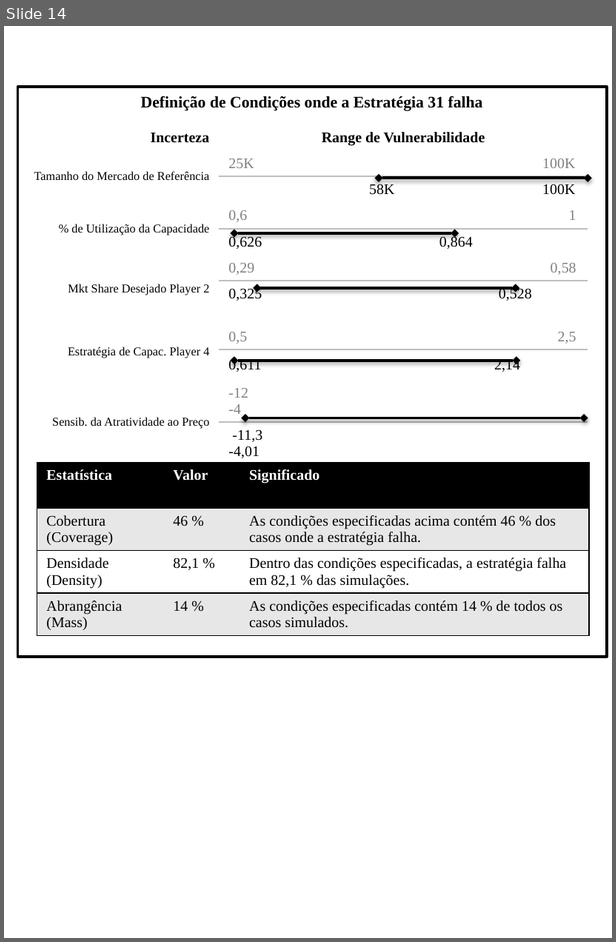
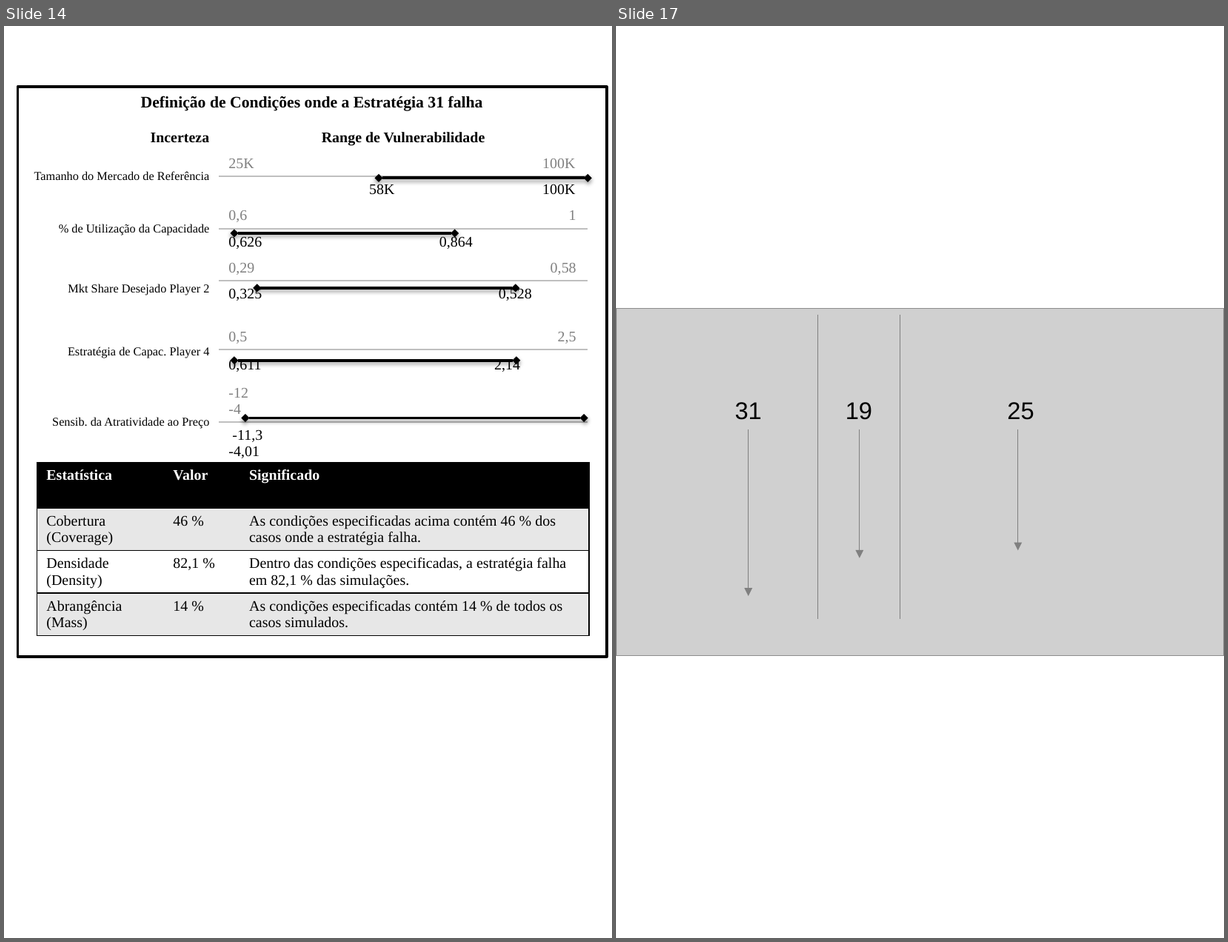
Before and after one commit to pedroliman/ms-rdm-dissertation, a slide deck: dissertacao-docs/apresentacoes/Dissertação - RDM - EMA - Imagens-Retrato.pptx. Shown side by side, each under a label of ours: slide 14 before the commit, slides 14 and 17 after it; the slides between them are not shown. The pictures are 616x942 and 1228x942 pixels, drawn with LibreOffice and Linux fonts; fonts in the diff are those of the drawing; grey boxes stand for pictures; background and template pictures are left out. Boxes give left, top, right and bottom in pixels: in the first picture for what was removed or moved away, otherwise in the second. Text is boxed around its words. In the diff, an @@ line names an element or a change of style, - is before the commit and + after.

```diff
--- a/dissertacao-docs/apresentacoes/Dissertação - RDM - EMA - Imagens-Retrato.pptx
+++ b/dissertacao-docs/apresentacoes/Dissertação - RDM - EMA - Imagens-Retrato.pptx
@@ slide 17 added at <box>616,26,1224,938</box>, background #FFFFFF @@
@@ picture added at <box>616,309,1224,656</box> @@
@@ line added from (817, 618) to (817, 315), #808080 0.75 pt @@
@@ line added from (899, 618) to (899, 315), #808080 0.75 pt @@
@@ text added at <box>735,402,762,420</box>, 18 pt, text #000000 @@
+31
@@ text added at <box>845,402,872,420</box>, 18 pt, text #000000 @@
+19
@@ text added at <box>1007,402,1033,420</box>, 18 pt, text #000000 @@
+25
@@ arrow added from (748, 429) to (748, 596), #808080 0.75 pt @@
@@ arrow added from (859, 429) to (859, 557), #808080 0.75 pt @@
@@ arrow added from (1017, 429) to (1017, 550), #808080 0.75 pt @@
```
Also in this commit, not shown: 2 other slides added, 1 slide removed, 1 other file.
